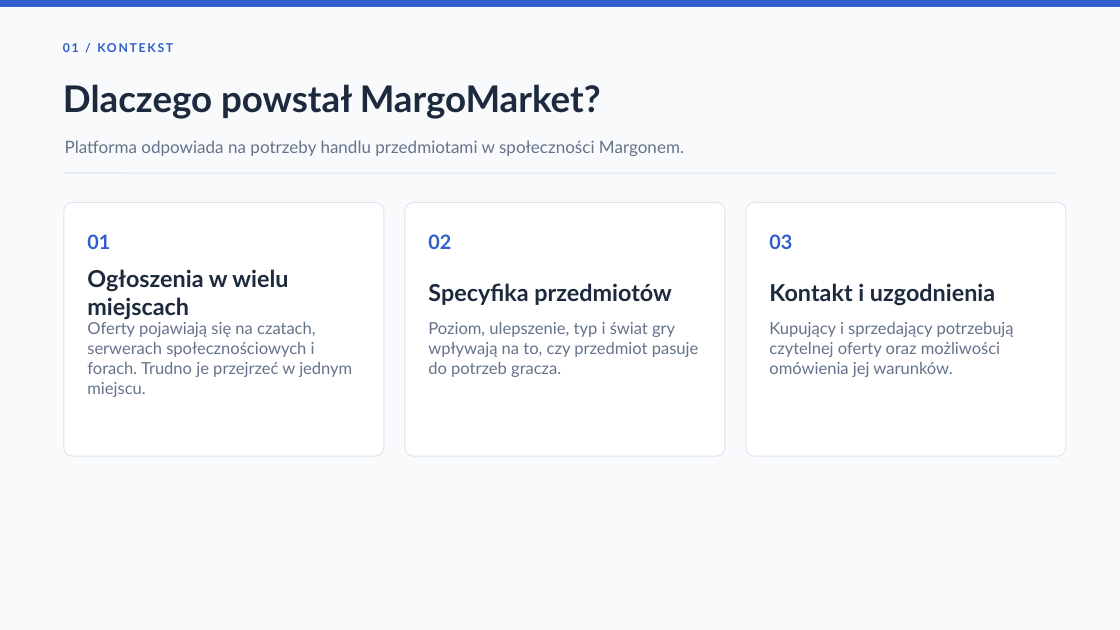
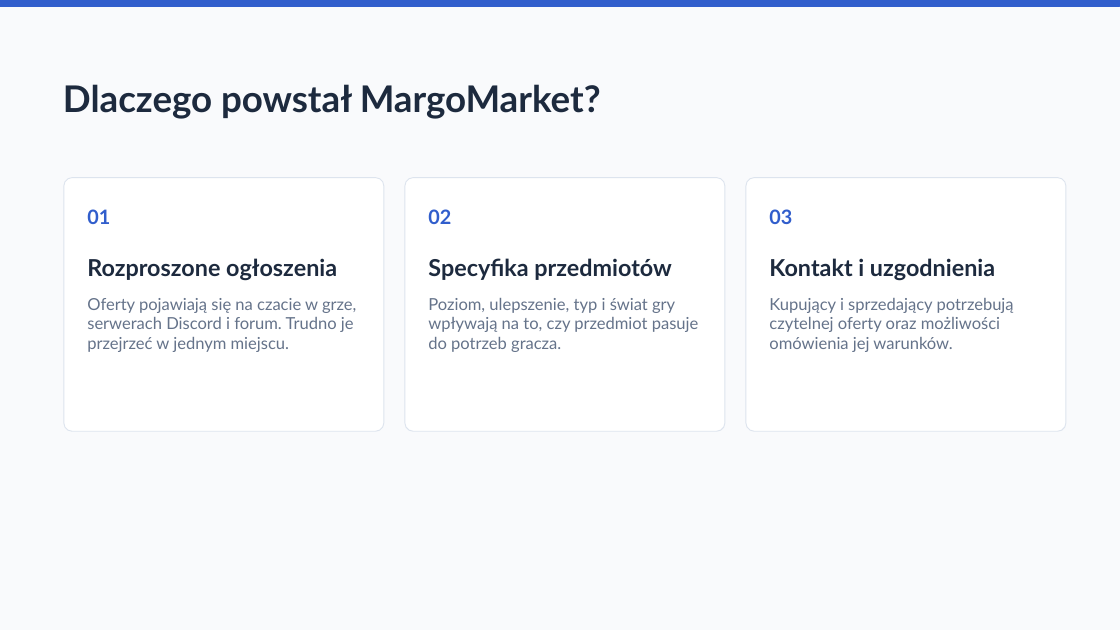
Before and after one commit to persi05/MargoMarket2, a slide deck: slide 2 of MargoMarket_FINAL_2026.pptx. Drawn at 1120x630 pixels with LibreOffice and Linux fonts; fonts in the diff are those of the drawing. Boxes give left, top, right and bottom in pixels: in the first picture for what was removed or moved away, otherwise in the second. Text is boxed around its words. In the diff, an @@ line names an element or a change of style, - is before the commit and + after.

```diff
--- a/MargoMarket_FINAL_2026.pptx
+++ b/MargoMarket_FINAL_2026.pptx
@@ text removed at [63,36,1038,59] @@
-01 / KONTEKST
@@ text removed at [65,140,684,156] @@
-Platforma odpowiada na potrzeby handlu przedmiotami w społeczności Margonem.
@@ line removed from (63, 173) to (1057, 173) @@
@@ 7 texts, 3 rounded rectangles: place and size @@
-7 texts, 3 rounded rectangles at [64,202,1066,456]
+7 texts, 3 rounded rectangles at [64,177,1066,431]
@@ text at [87,258,337,281]: text changed @@
-Ogłoszenia w wielu miejscach
+Rozproszone ogłoszenia
@@ text at [87,298,356,352]: text changed @@
-Oferty pojawiają się na czatach, serwerach społecznościowych i forach. Trudno je przejrzeć w jednym miejscu.
+Oferty pojawiają się na czacie w grze, serwerach Discord i forum. Trudno je przejrzeć w jednym miejscu.
```
Also in this commit, not shown: 9 other slides changed, 8 slides added, 9 slides removed, 1 other file.
